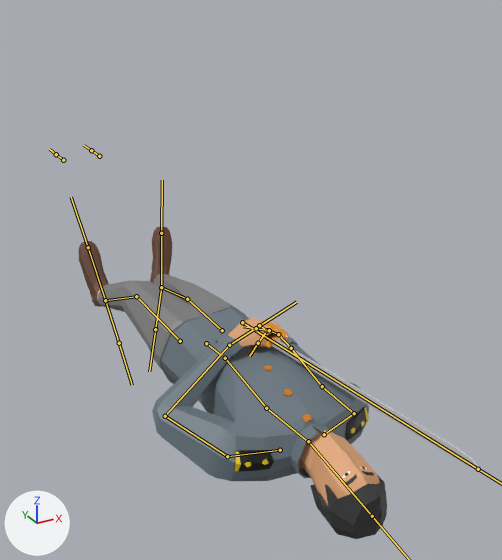
The FBX model Assets/OutsideAssets/Characters/Special Heroes/Del Pilar/DelPilar.fbx as it was, and as the next commit left it.
Both versions are drawn from a 50 mm lens placed at (-2.1, -5.87, 3.07), pointed at (0.38, -1.35, 0.81). Lighting does not change. The marker at lower left points along +X, +Y and +Z. Both versions are drawn at frame 25 of the action 'Armature|Death'; the numbers are the values there. The bones that bend it are drawn over the model as lines.

Names of what the first picture shows: 'Char'.
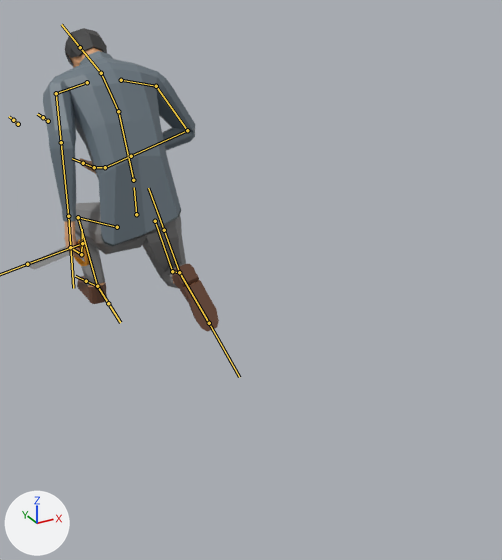
What differs and where, as boxes (x1, y1, x2, y2) in the pictures (502 x 560 px):
'Char', posed (52% narrower): before (79, 227, 482, 539); after (27, 28, 219, 332)
bone 'Pelvis', root to tip: before (206, 343) to (220, 354); after (136, 214) to (134, 187)
bone 'Spine1', root to tip: before (225, 358) to (266, 408); after (133, 180) to (118, 111)
bone 'Spine2', root to tip: before (266, 408) to (306, 440); after (118, 111) to (102, 75)
bone 'Head', root to tip: before (308, 441) to (372, 516); after (101, 73) to (80, 47)
bone 'Shoulder.L', root to tip: before (280, 450) to (227, 456); after (87, 82) to (56, 93)
bone 'UpperArm.L', root to tip: before (227, 456) to (165, 416); after (56, 93) to (61, 142)
bone 'LowerArm.L', root to tip: before (165, 416) to (229, 345); after (61, 142) to (68, 216)
bone 'Hand.L', root to tip: before (229, 345) to (296, 302); after (68, 216) to (73, 288)
bone 'Shoulder.R', root to tip: before (324, 434) to (354, 413); after (121, 80) to (156, 86)
bone 'UpperArm.R', root to tip: before (354, 413) to (322, 386); after (156, 86) to (187, 130)
bone 'LowerArm.R', root to tip: before (322, 386) to (291, 348); after (187, 130) to (131, 156)
bone 'UpperLeg.L', root to tip: before (180, 341) to (136, 296); after (117, 227) to (78, 217)
bone 'LowerLeg.L', root to tip: before (136, 296) to (105, 300); after (78, 217) to (97, 286)
bone 'Foot.L', root to tip: before (105, 300) to (88, 247); after (97, 286) to (86, 281)
bone 'UpperLeg.R', root to tip: before (222, 330) to (187, 299); after (155, 221) to (172, 271)
bone 'LowerLeg.R', root to tip: before (187, 299) to (161, 287); after (172, 271) to (179, 272)
bone 'Foot.R', root to tip: before (161, 287) to (161, 233); after (179, 272) to (209, 323)

The change in detail:
Bone 'Pelvis' (bone_pelvis) moves from (0.0, -1.63, -1.406) to (0.0, -0.862, 0.057).
Bone 'Pelvis' (bone_pelvis) turns from (-89, 0, 0) to (0, 0, 0) degrees about its own x, y and z.
Bone 'Spine1' (bone_spine1) turns from (0, 0, 0) to (34, 0, 0) degrees about its own x, y and z.
Bone 'Spine2' (bone_spine2) turns from (0, 0, 0) to (17, 0, 0) degrees about its own x, y and z.
Bone 'Head' (bone_head) turns from (-8, 0, 0) to (22, 0, 0) degrees about its own x, y and z.
Bone 'Shoulder.L' (bone_shoulder_l) moves from (0.0, 0.0, 0.0) to (0.032, 0.01, 0.05).
Bone 'UpperArm.L' (bone_upperarm_l) turns from (7, 27, -47) to (2, -4, -63) degrees about its own x, y and z.
Bone 'LowerArm.L' (bone_lowerarm_l) turns from (82, 27, -22) to (36, -14, -16) degrees about its own x, y and z.
Bone 'Hand.L' (bone_hand_l) turns from (0, 17, -17) to (-10, 13, 7) degrees about its own x, y and z.
Bone 'Shoulder.R' (bone_shoulder_r) moves from (0.0, 0.0, 0.0) to (-0.032, 0.01, 0.05).
Bone 'UpperArm.R' (bone_upperarm_r) turns from (-12, 1, 64) to (34, 17, 41) degrees about its own x, y and z.
Bone 'LowerArm.R' (bone_lowerarm_r) turns from (7, 1, 0) to (11, -21, 103) degrees about its own x, y and z.
Bone 'UpperLeg.L' (bone_upperleg_l) turns from (7, 14, 5) to (78, -9, 18) degrees about its own x, y and z.
Bone 'LowerLeg.L' (bone_lowerleg_l) turns from (-19, -1, -4) to (-108, -14, -10) degrees about its own x, y and z.
Bone 'Foot.L' (bone_foot_l) turns from (-14, -9, 10) to (30, 1, -5) degrees about its own x, y and z.
Bone 'UpperLeg.R' (bone_upperleg_r) turns from (-3, -6, -1) to (20, -2, -21) degrees about its own x, y and z.
Bone 'LowerLeg.R' (bone_lowerleg_r) turns from (0, 0, 0) to (-125, 17, 9) degrees about its own x, y and z.
Bone 'Foot.R' (bone_foot_r) turns from (-14, 2, -18) to (-20, -10, -7) degrees about its own x, y and z.
